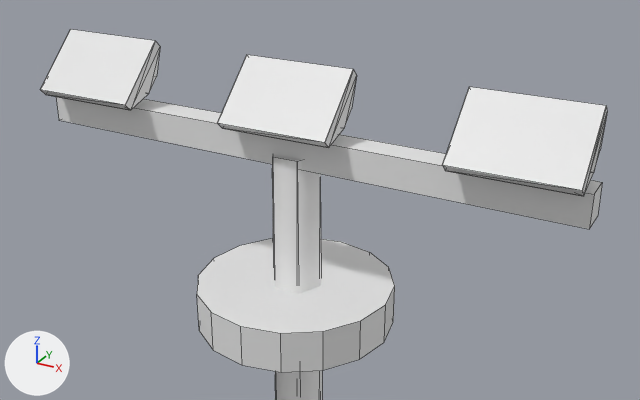
What one commit did to the Blender file PackageSources/Scenery/airport-rkpk-busan/modellib/leadin/leadin.blend.
Rendered twice from a 50 mm camera at (1.42, -2.4, 24.05) aimed at (0.18, -0.14, 22.92). The axes (+X, +Y, +Z) are drawn at lower left. The lights are the same throughout. Mesh edges are drawn as thin lines.

Objects in the first picture: 'light', 'pole', 'top'.
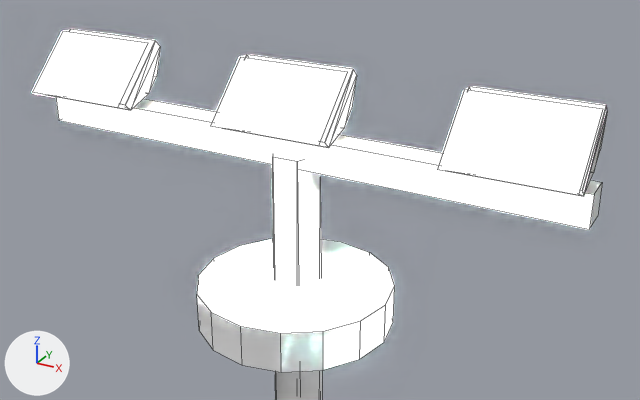
Changed parts and their boxes [x1, y1, x2, y2] in the pictures (640 x 400 px):
'emissive_panel', added: after [33, 31, 603, 196]
'light', unchanged, covered by the edit: before [40, 29, 607, 196]; after [69, 29, 607, 196]

Patch to the scene script:
```diff
--- a/PackageSources/Scenery/airport-rkpk-busan/modellib/leadin/leadin.blend.py
+++ b/PackageSources/Scenery/airport-rkpk-busan/modellib/leadin/leadin.blend.py
@@ mat_emissive_mat @@
+mat_emissive_mat = principled_material('emissive_mat')
+mat_emissive_mat.base_color = (0.8, 0.8, 0.8)  # white #e7e7e7
+mat_emissive_mat.emission_strength = 1000.0
@@ me_meshid2_name_001 @@
+me_meshid2_name_001.from_pydata([(0.09, -0.26, 0.04), (-0.11, -0.17, -0.11), (0.06, 0.19, -0.11), (0.26, 0.1, 0.04), (-0.24, -0.97, 0.06), (-0.43, -0.88, -0.09), (-0.27, -0.52, -0.1), (-0.07, -0.61, 0.05), (0.42, 0.45, 0.03), (0.22, 0.54, -0.12), (0.39, 0.9, -0.13), (0.58, 0.82, 0.02)], [], [(0, 1, 2, 3), (4, 5, 6, 7), (8, 9, 10, 11)])
+me_meshid2_name_001.materials.append(mat_emissive_mat)  # white #e7e7e7
@@ ob_emissive_panel @@
+ob_emissive_panel = bpy.data.objects.new('emissive_panel', me_meshid2_name_001)
+ob_emissive_panel.parent = ob_leadin
+ob_emissive_panel.matrix_parent_inverse = Matrix(((1.0, 0.0, 0.0, 6.363), (0.0, 1.0, 0.0, -0.785), (0.0, 0.0, 1.0, -22.89), (0.0, 0.0, 0.0, 1.0)))
+ob_emissive_panel.location = (-0.0028, -0.00429, 23.19)
+ob_emissive_panel.rotation_euler = (3.09, 0.162, 4.278)  # degrees (177, 9.3, 245)
```
